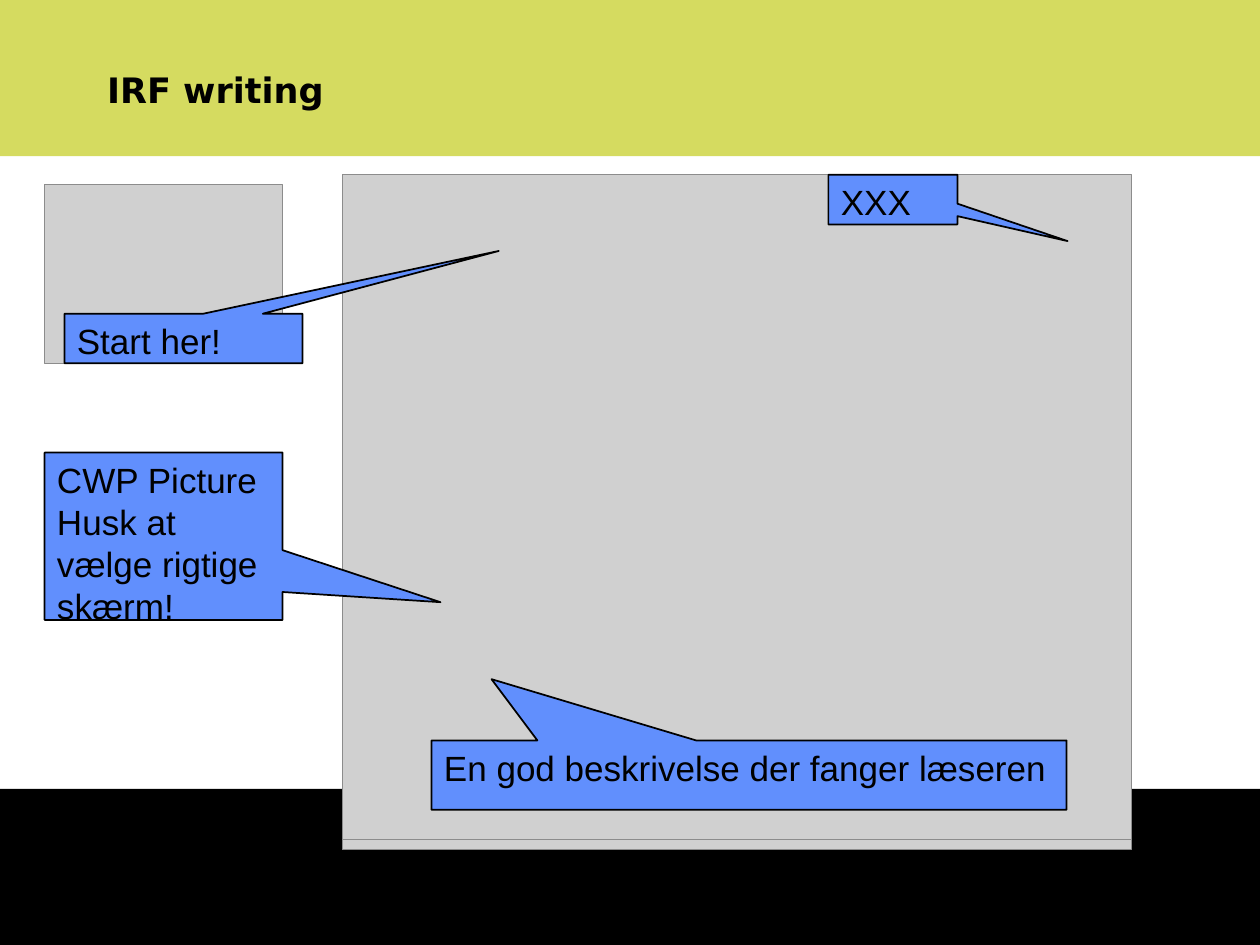
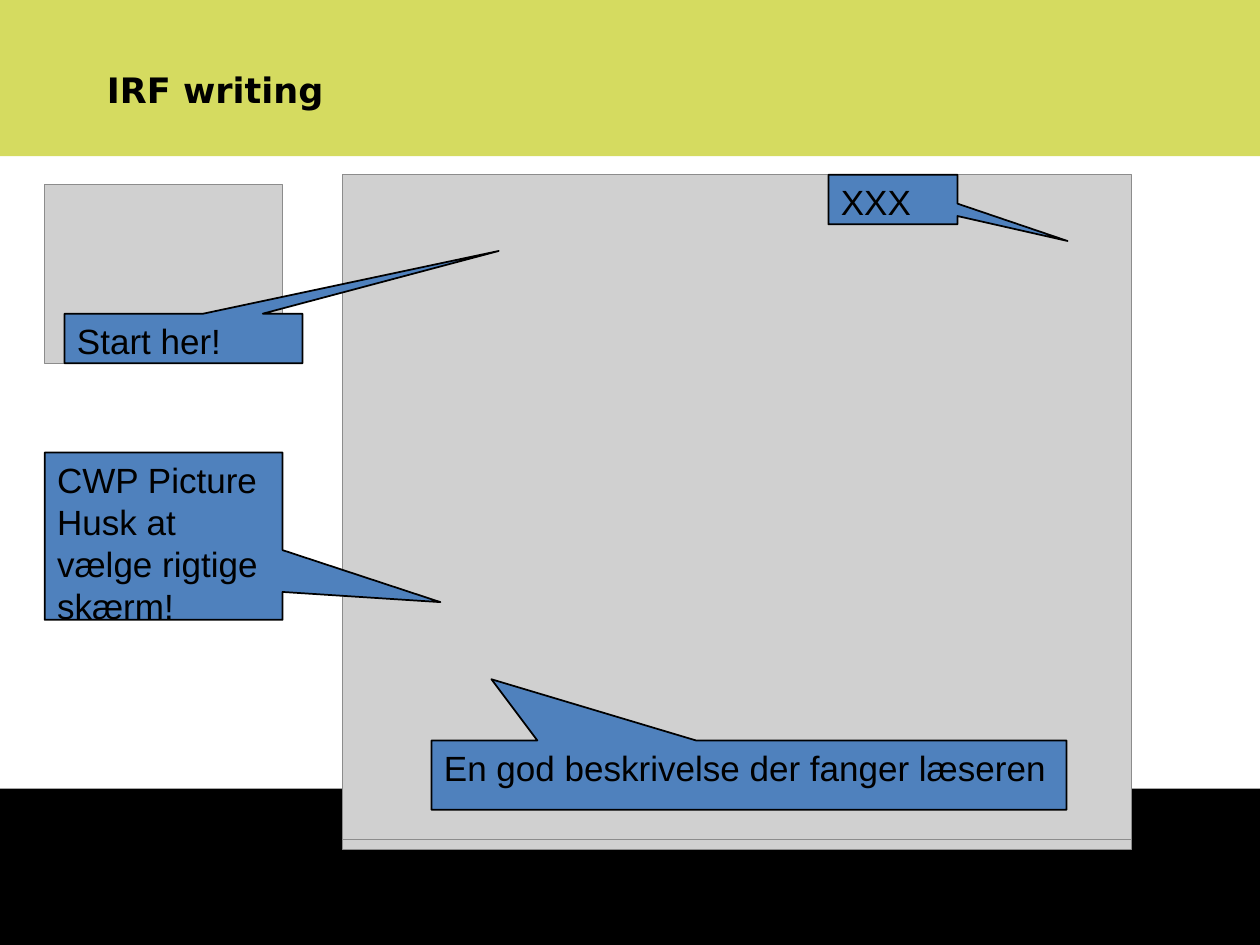
Before and after one commit to danchrist/officedoc, a slide deck: slide 8 of agenda_2016W34_1 [632300].pptx. Drawn at 1260x945 pixels with LibreOffice and Linux fonts; fonts in the diff are those of the drawing; grey boxes stand for pictures; background and template pictures are left out. Boxes give left, top, right and bottom in pixels: in the first picture for what was removed or moved away, otherwise in the second. Text is boxed around its words. In the diff, an @@ line names an element or a change of style, - is before the commit and + after.

```diff
--- a/agenda_2016W34_1 [632300].pptx
+++ b/agenda_2016W34_1 [632300].pptx
@@ fill #618FFD to #4F81BD; outline #000000 1 pt to #000000 0.99 pt in 4 elements at bbox=[44, 452, 282, 620], bbox=[828, 175, 956, 224], bbox=[64, 314, 302, 363], bbox=[432, 741, 1067, 810] @@
```
Also in this commit, not shown: 9 other slides changed.
